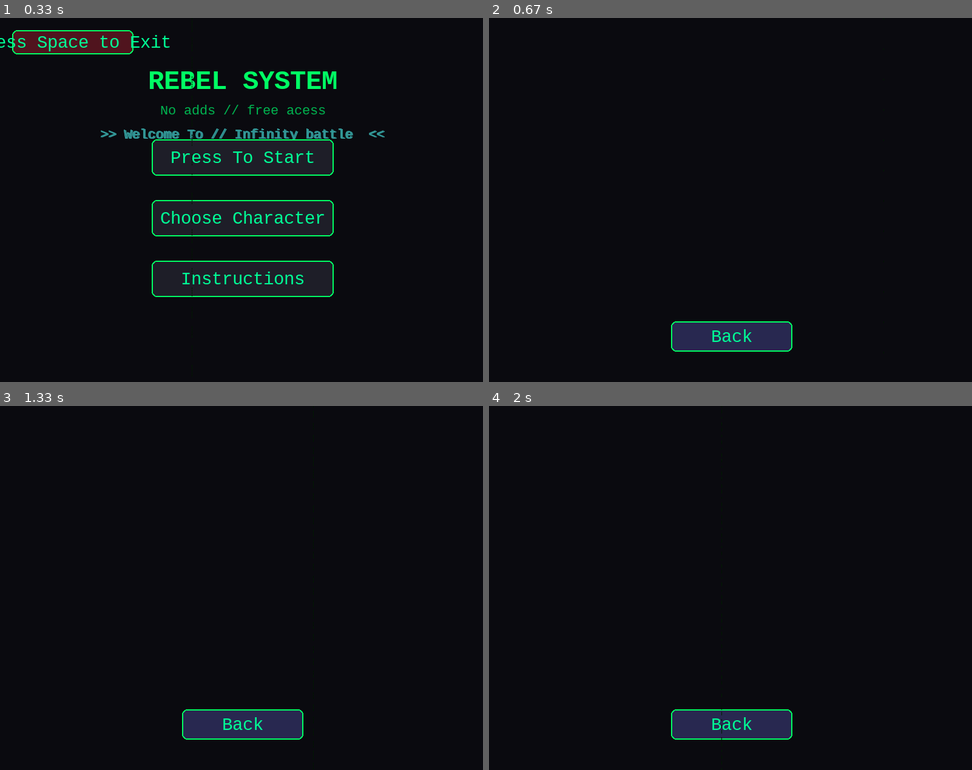
Above: before the commit, frames 1-4 (two rows, left to right).
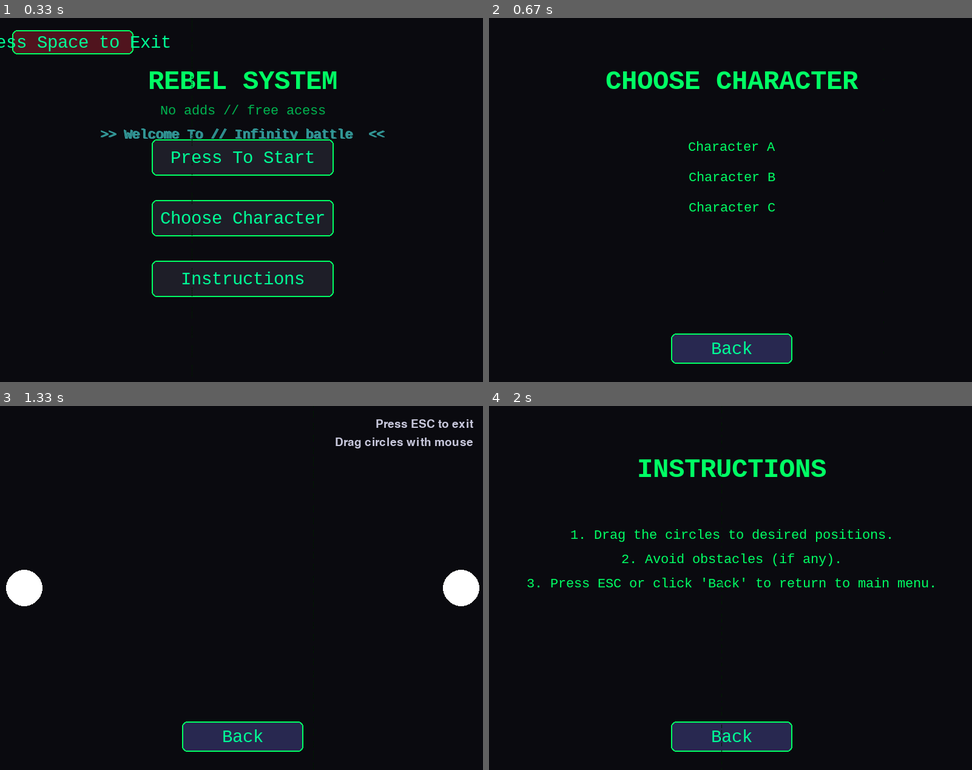
Above: after the commit, the same moments.

Repository: medbasti/PygameProject
Game: pygame game, started from www.py
Two runs of this game, one before a commit and one after it. Both use one fixed random seed, a clock stepped at 60 frames per second and the inputs below.
Inputs (mouse positions are in pixels of both pictures, inside the frame that each line leads up to):
- Up to frame 1 (0.33 s): no input
- Up to frame 2 (0.67 s): press the mouse at (730, 218) at 0.37 s; move the mouse to (658, 250) at 0.47 s; release the mouse at (580, 287) at 0.6 s
- Up to frame 3 (1.33 s): press the mouse at (241, 737) at 0.7 s; move the mouse to (193, 595) at 0.8 s; release the mouse at (149, 456) at 0.93 s; click "Press To Start" at 1.05 s
- Up to frame 4 (2 s): press the mouse at (730, 737) at 1.37 s; move the mouse to (677, 719) at 1.47 s; release the mouse at (624, 704) at 1.6 s; click "Instructions" at 1.72 s

Frame 1 is identical in both runs. In frame 2, 3.7% of the frame differs, in the area x 24-77%, y 14-95%; in frame 3, 3.7%; in frame 4, 4.4%, in the area x 7-93%, y 14-95%.

Commit message:
Update www.py

Diff:
--- a/www.py
+++ b/www.py
@@ -1,16 +1,13 @@
 import pygame
 import sys
-from pygame.locals import *
+from pygame.locals import * # Import all from pygame.locals for MOUSEBUTTONDOWN etc.
 
 # Initialize pygame
 pygame.init()
 
-import pygame
-import sys
-
-# Initialize pygame
-pygame.init()
-screen = pygame.display.set_mode((800, 600))
+# Screen setup
+WIDTH, HEIGHT = 800, 600 # Using 800x600 for the game window
+screen = pygame.display.set_mode((WIDTH, HEIGHT))
 pygame.display.set_caption("Rebel Interface")
 clock = pygame.time.Clock()
 
@@ -25,13 +22,20 @@
 BACK_COLOR = (40, 40, 80)
 BACK_HOVER = (60, 60, 120)
 
+# Colors for circles
+CIRCLE_COLOR_1 = (255, 255, 255) # White
+CIRCLE_COLOR_2 = (255, 255, 255) # White
+
 # Fonts
 title_font = pygame.font.SysFont("consolas", 48, bold=True)
 button_font = pygame.font.SysFont("consolas", 32)
 small_font = pygame.font.SysFont("consolas", 24)
-
+instruction_font = pygame.font.SysFont(None, 28) # Font for instructions in game play
 
 class Button:
+    """
+    A class to create interactive buttons for the Pygame interface.
+    """
     def __init__(self, x, y, width, height, text, color, hover_color):
         self.rect = pygame.Rect(x, y, width, height)
         self.text = text
@@ -40,24 +44,85 @@
         self.is_hovered = False
 
     def draw(self, surface):
+        """
+        Draws the button on the given surface.
+        Changes color based on hover state.
+        """
         color = self.hover_color if self.is_hovered else self.color
         pygame.draw.rect(surface, color, self.rect, border_radius=8)
-        pygame.draw.rect(surface, TEXT_COLOR, self.rect, 2, border_radius=8)
+        pygame.draw.rect(surface, TEXT_COLOR, self.rect, 2, border_radius=8) # Outline
 
         text_surf = button_font.render(self.text, True, BUTTON_TEXT)
         text_rect = text_surf.get_rect(center=self.rect.center)
         surface.blit(text_surf, text_rect)
 
     def check_hover(self, pos):
+        """
+        Checks if the mouse position is over the button.
+        Updates the is_hovered state.
+        """
         self.is_hovered = self.rect.collidepoint(pos)
         return self.is_hovered
 
     def handle_event(self, event):
-        if event.type == pygame.MOUSEBUTTONDOWN and event.button == 1:
+        """
+        Handles mouse click events for the button.
+        Returns True if the button is clicked.
+        """
+        if event.type == pygame.MOUSEBUTTONDOWN and event.button == 1: # Left click
             if self.is_hovered:
                 return True
         return False
 
+class Circle:
+    """
+    A class to create draggable circles on the Pygame interface.
+    """
+    def __init__(self, color, radius, x, y):
+        self.color = color
+        self.radius = radius
+        self.x = x
+        self.y = y
+        self.dragging = False
+        self.offset_x = 0 # Offset for dragging
+        self.offset_y = 0
+
+    def draw(self, surface):
+        """
+        Draws the circle on the given surface, including an outline.
+        """
+        pygame.draw.circle(surface, self.color, (self.x, self.y), self.radius)
+        pygame.draw.circle(surface, (255, 255, 255), (self.x, self.y), self.radius, 2) # White outline
+
+    def is_clicked(self, pos):
+        """
+        Checks if a given mouse position is within the circle's bounds.
+        """
+        distance = ((pos[0] - self.x) ** 2 + (pos[1] - self.y) ** 2) ** 0.5
+        return distance <= self.radius
+
+    def start_drag(self, pos):
+        """
+        Initiates dragging for the circle.
+        Calculates the offset from the mouse click to the circle's center.
+        """
+        self.dragging = True
+        self.offset_x = self.x - pos[0]
+        self.offset_y = self.y - pos[1]
+
+    def drag(self, pos):
+        """
+        Updates the circle's position based on the mouse position during dragging.
+        """
+        if self.dragging:
+            self.x = pos[0] + self.offset_x
+            self.y = pos[1] + self.offset_y
+
+    def stop_drag(self):
+        """
+        Stops the dragging action for the circle.
+        """
+        self.dragging = False
 
 # Create buttons
 center_x, center_y = screen.get_rect().center
@@ -70,13 +135,19 @@
 instr_btn = Button(center_x - 150, center_y + 100, button_width, button_height,
                    "Instructions", BUTTON_COLOR, BUTTON_HOVER)
 exit_btn = Button(20, 20, 200, 40, "Press Space to Exit", EXIT_COLOR, EXIT_HOVER)
-back_btn = Button(center_x - 100, center_y + 200, 200, 50, "Back", BACK_COLOR, BACK_HOVER)
+back_btn = Button(center_x - 100, HEIGHT - 80, 200, 50, "Back", BACK_COLOR, BACK_HOVER) # Positioned at bottom
+
+# Create circles with initial positions
+circle1 = Circle(CIRCLE_COLOR_1, 30, 40, HEIGHT // 2) # Centered vertically
+circle2 = Circle(CIRCLE_COLOR_2, 30, WIDTH - 40, HEIGHT // 2) # Centered vertically
 
 # Game states
 MAIN_MENU = 0
-SUB_MENU = 1
+GAME_PLAY = 1
+CHARACTER_MENU = 2
+INSTRUCTIONS_MENU = 3
+
 current_state = MAIN_MENU
-active_buttons = [start_btn, char_btn, instr_btn, exit_btn]
 
 # Main game loop
 running = True
@@ -89,160 +160,117 @@
             running = False
 
         if event.type == pygame.KEYDOWN:
-            if event.key == pygame.K_SPACE:
+            if event.key == pygame.K_SPACE or event.key == pygame.K_ESCAPE: # Allow SPACE or ESC to exit
                 running = False
 
-        # Handle button clicks
+        # Handle button clicks and other interactions based on current state
         if current_state == MAIN_MENU:
-            if exit_btn.handle_event(event):
+            if start_btn.handle_event(event):
+                current_state = GAME_PLAY
+            elif char_btn.handle_event(event):
+                current_state = CHARACTER_MENU
+            elif instr_btn.handle_event(event):
+                current_state = INSTRUCTIONS_MENU
+            elif exit_btn.handle_event(event):
                 running = False
-            for btn in [start_btn, char_btn, instr_btn]:
-                if btn.handle_event(event):
-                    current_state = SUB_MENU
-                    active_buttons = [back_btn]
-
-        elif current_state == SUB_MENU:
+
+        elif current_state == GAME_PLAY:
+            # Handle mouse events for dragging circles
+            if event.type == MOUSEBUTTONDOWN:
+                if circle1.is_clicked(event.pos):
+                    circle1.start_drag(event.pos)
+                elif circle2.is_clicked(event.pos):
+                    circle2.start_drag(event.pos)
+            if event.type == MOUSEBUTTONUP:
+                circle1.stop_drag()
+                circle2.stop_drag()
+            if event.type == MOUSEMOTION:
+                circle1.drag(event.pos)
+                circle2.drag(event.pos)
             if back_btn.handle_event(event):
                 current_state = MAIN_MENU
-                active_buttons = [start_btn, char_btn, instr_btn, exit_btn]
-
-    # Update button states
-    for btn in active_buttons:
-        btn.check_hover(mouse_pos)
-
-    # Drawing
-    screen.fill(BACKGROUND)
-
-    # Draw title in main menu
+
+        elif current_state == CHARACTER_MENU or current_state == INSTRUCTIONS_MENU:
+            if back_btn.handle_event(event):
+                current_state = MAIN_MENU
+
+    # Update button states (hover effects)
     if current_state == MAIN_MENU:
+        start_btn.check_hover(mouse_pos)
+        char_btn.check_hover(mouse_pos)
+        instr_btn.check_hover(mouse_pos)
+        exit_btn.check_hover(mouse_pos)
+    elif current_state == GAME_PLAY or current_state == CHARACTER_MENU or current_state == INSTRUCTIONS_MENU:
+        back_btn.check_hover(mouse_pos)
+
+    # Drawing section
+    screen.fill(BACKGROUND) # Clear the screen with background color
+
+    if current_state == MAIN_MENU:
+        # Draw main menu title and subtitle
         title = title_font.render("REBEL SYSTEM", True, TEXT_COLOR)
         subtitle = small_font.render("No adds // free acess", True, (0, 180, 80))
         screen.blit(title, (center_x - title.get_width() // 2, 80))
         screen.blit(subtitle, (center_x - subtitle.get_width() // 2, 140))
 
-        # Draw glitch effect
+        # Draw glitch effect for main menu
         for i in range(3):
             offset = pygame.Vector2(pygame.time.get_ticks() % 5, 0).rotate(i * 120)
             glitch_text = small_font.render(f">> Welcome To // Infinity battle  <<", True, (50, 150, 150))
             screen.blit(glitch_text, (center_x - glitch_text.get_width() // 2 + offset.x, 180 + offset.y))
 
-    # Draw active buttons
-    for btn in active_buttons:
-        btn.draw(screen)
-
-    # Draw hacker effect
+        # Draw main menu buttons
+        start_btn.draw(screen)
+        char_btn.draw(screen)
+        instr_btn.draw(screen)
+        exit_btn.draw(screen)
+
+    elif current_state == GAME_PLAY:
+        # Draw circles when in game play state
+        circle1.draw(screen)
+        circle2.draw(screen)
+
+        # Draw instructions for game play
+        instructions = ["Press ESC to exit", "Drag circles with mouse"]
+        for i, text in enumerate(instructions):
+            text_surface = instruction_font.render(text, True, (200, 200, 220))
+            screen.blit(text_surface, (WIDTH - text_surface.get_width() - 20, 20 + i * 30))
+        back_btn.draw(screen) # Draw back button in game play
+
+    elif current_state == CHARACTER_MENU:
+        # Draw character menu content
+        char_title = title_font.render("CHOOSE CHARACTER", True, TEXT_COLOR)
+        screen.blit(char_title, (center_x - char_title.get_width() // 2, 80))
+        # Placeholder for character selection options
+        character_options = ["Character A", "Character B", "Character C"]
+        for i, option in enumerate(character_options):
+            option_surf = small_font.render(option, True, TEXT_COLOR)
+            screen.blit(option_surf, (center_x - option_surf.get_width() // 2, 200 + i * 50))
+        back_btn.draw(screen)
+
+    elif current_state == INSTRUCTIONS_MENU:
+        # Draw instructions menu content
+        instr_title = title_font.render("INSTRUCTIONS", True, TEXT_COLOR)
+        screen.blit(instr_title, (center_x - instr_title.get_width() // 2, 80))
+        instruction_text = [
+            "1. Drag the circles to desired positions.",
+            "2. Avoid obstacles (if any).",
+            "3. Press ESC or click 'Back' to return to main menu."
+        ]
+        for i, line in enumerate(instruction_text):
+            line_surf = small_font.render(line, True, TEXT_COLOR)
+            screen.blit(line_surf, (center_x - line_surf.get_width() // 2, 200 + i * 40))
+        back_btn.draw(screen)
+
+    # Draw hacker effect (always active, regardless of state)
     for i in range(100):
-        x = pygame.time.get_ticks() % 800
-        y = (pygame.time.get_ticks() * i) % 600
+        x = pygame.time.get_ticks() % WIDTH
+        y = (pygame.time.get_ticks() * i) % HEIGHT
         pygame.draw.line(screen, (0, 20 + i % 10, 0), (x, y), (x, y + 2), 1)
 
-    pygame.display.flip()
-    clock.tick(60)
-
+    pygame.display.flip() # Update the full display Surface to the screen
+    clock.tick(60) # Control the frame rate
+
+# Quit pygame and exit the system
 pygame.quit()
 sys.exit()
-# Screen setup
-WIDTH, HEIGHT = 800, 800
-win = pygame.display.set_mode((WIDTH, HEIGHT))
-pygame.display.set_caption("Repositioned Circles")
-
-# Colors
-BACKGROUND = (25, 25, 40)
-white = (255, 255, 255)
-white1= (255,255 ,255)
-
-
-class Circle:
-    def __init__(self, color, radius, x, y):
-        self.color = color
-        self.radius = radius
-        self.x = x
-        self.y = y
-        self.dragging = False
-        self.offset_x = 0
-        self.offset_y = 0
-
-    def draw(self, surface):
-        pygame.draw.circle(surface, self.color, (self.x, self.y), self.radius)
-        # Draw outline
-        pygame.draw.circle(surface, (255, 255, 255), (self.x, self.y), self.radius, 2)
-
-    def is_clicked(self, pos):
-        # Check if mouse click is within the circle
-        distance = ((pos[0] - self.x) ** 2 + (pos[1] - self.y) ** 2) ** 0.5
-        return distance <= self.radius
-
-    def start_drag(self, pos):
-        self.dragging = True
-        self.offset_x = self.x - pos[0]
-        self.offset_y = self.y - pos[1]
-
-    def drag(self, pos):
-        if self.dragging:
-            self.x = pos[0] + self.offset_x
-            self.y = pos[1] + self.offset_y
-
-    def stop_drag(self):
-        self.dragging = False
-
-
-# Create circles with different positions
-circle1 = Circle(white, 30, 40, 360)
-circle2 = Circle(white1, 30, 760, 360)
-
-# Font for instructions
-font = pygame.font.SysFont(None, 28)
-
-# Game loop
-clock = pygame.time.Clock()
-run = True
-
-while run:
-    for event in pygame.event.get():
-        if event.type == QUIT or (event.type == KEYDOWN and event.key == K_ESCAPE):
-            run = False
-
-        # Mouse events for dragging circles
-        if event.type == MOUSEBUTTONDOWN:
-            if circle1.is_clicked(event.pos):
-                circle1.start_drag(event.pos)
-            elif circle2.is_clicked(event.pos):
-                circle2.start_drag(event.pos)
-        if event.type == MOUSEBUTTONUP:
-            circle1.stop_drag()
-            circle2.stop_drag()
-
-        if event.type == MOUSEMOTION:
-            circle1.drag(event.pos)
-            circle2.drag(event.pos)
-    # Fill the background
-    win.fill(BACKGROUND)
-
-    # Draw grid
-    for x in range(0, WIDTH, 40):
-        pygame.draw.line(win, (40, 40, 55), (x, 0), (x, HEIGHT), 1)
-    for y in range(0, HEIGHT, 40):
-        pygame.draw.line(win, (40, 40, 55), (0, y), (WIDTH, y), 1)
-    # Draw circles
-    circle1.draw(win)
-    circle2.draw(win)
-    # Draw coordinates
-    coords_text1 = font.render(f"white: ({circle1.x}, {circle1.y})", True,white)
-    coords_text2 = font.render(f"white1: ({circle2.x}, {circle2.y})", True,white1)
-    win.blit(coords_text1, (20, 20))
-    win.blit(coords_text2, (20, 50))
-
-    # Draw instructions
-    instructions = [
-        "Press Start ",
-        "Press ctrl to exit"
-    ]
-    for i, text in enumerate(instructions):
-        text_surface = font.render(text, True, (200, 200, 220))
-        win.blit(text_surface, (WIDTH - text_surface.get_width() - 20, 20 + i * 20))
-
-    pygame.display.flip()
-    clock.tick(60)
-
-pygame.quit()
-sys.exit()
